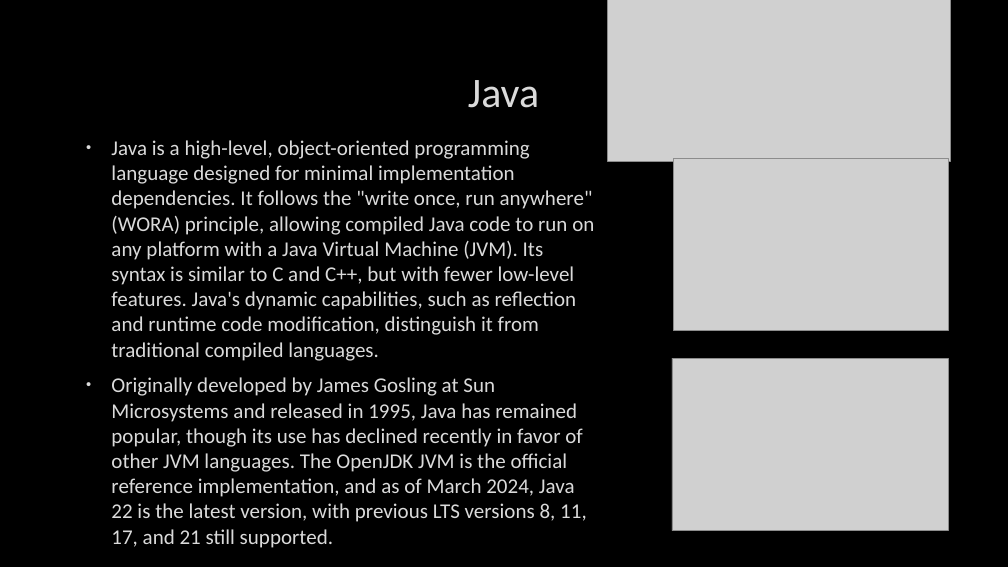
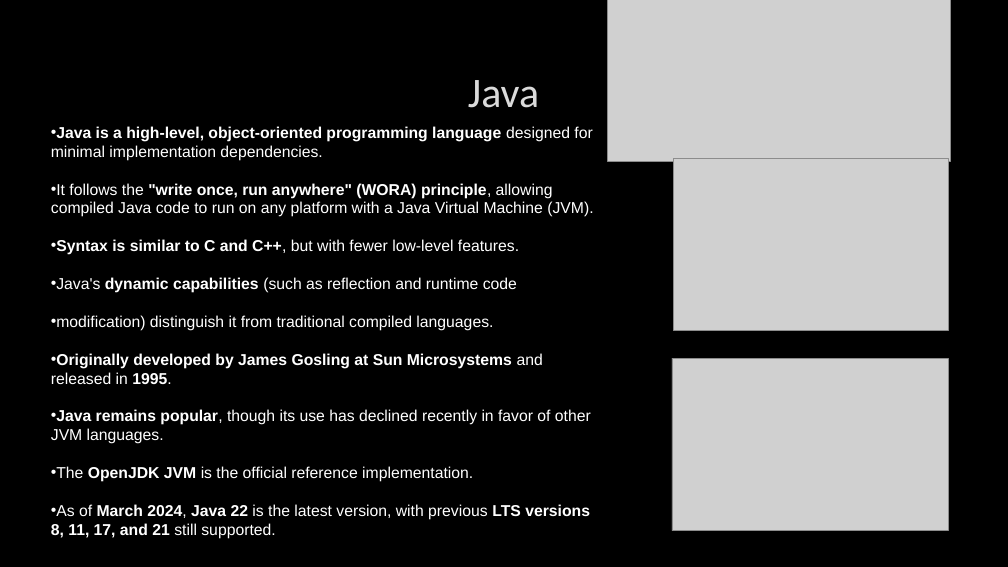
Before and after one commit to HegePapa06/szakmaiangol, a slide deck: slide 5 of James Gosling.pptx. Drawn at 1008x567 pixels with LibreOffice and Linux fonts; fonts in the diff are those of the drawing; grey boxes stand for pictures; background and template pictures are left out. Boxes give left, top, right and bottom in pixels: in the first picture for what was removed or moved away, otherwise in the second. Text is boxed around its words. In the diff, an @@ line names an element or a change of style, - is before the commit and + after.

```diff
--- a/James Gosling.pptx
+++ b/James Gosling.pptx
@@ text "Java is a high-level, object-oriented ..." at (51, 126, 593, 539): vertical alignment top to middle @@
@@ text at (51, 126, 593, 539): text changed; size 20 to 15 pt; font Calibri to Arial; text colour #DADADA to #FFFFFF @@
-• Java is a high-level, object-oriented programming language designed for minimal implementation dependencies. It follows the "write once, run anywhere" (WORA) principle, allowing compiled Java code to run on any platform with a Java Virtual Machine (JVM). Its syntax is similar to C and C++, but with fewer low-level features. Java's dynamic capabilities, such as reflection and runtime code modification, distinguish it from traditional compiled languages.
-• Originally developed by James Gosling at Sun Microsystems and released in 1995, Java has remained popular, though its use has declined recently in favor of other JVM languages. The OpenJDK JVM is the official reference implementation, and as of March 2024, Java 22 is the latest version, with previous LTS versions 8, 11, 17, and 21 still supported.
+• Java is a high-level, object-oriented programming language designed for minimal implementation dependencies.
+• It follows the "write once, run anywhere" (WORA) principle, allowing compiled Java code to run on any platform with a Java Virtual Machine (JVM).
+• Syntax is similar to C and C++, but with fewer low-level features.
+• Java's dynamic capabilities (such as reflection and runtime code
+• modification) distinguish it from traditional compiled languages.
+• Originally developed by James Gosling at Sun Microsystems and released in 1995.
+• Java remains popular, though its use has declined recently in favor of other JVM languages.
+• The OpenJDK JVM is the official reference implementation.
+• As of March 2024, Java 22 is the latest version, with previous LTS versions 8, 11, 17, and 21 still supported.
```
Also in this commit, not shown: 4 other slides changed, 1 other file.
